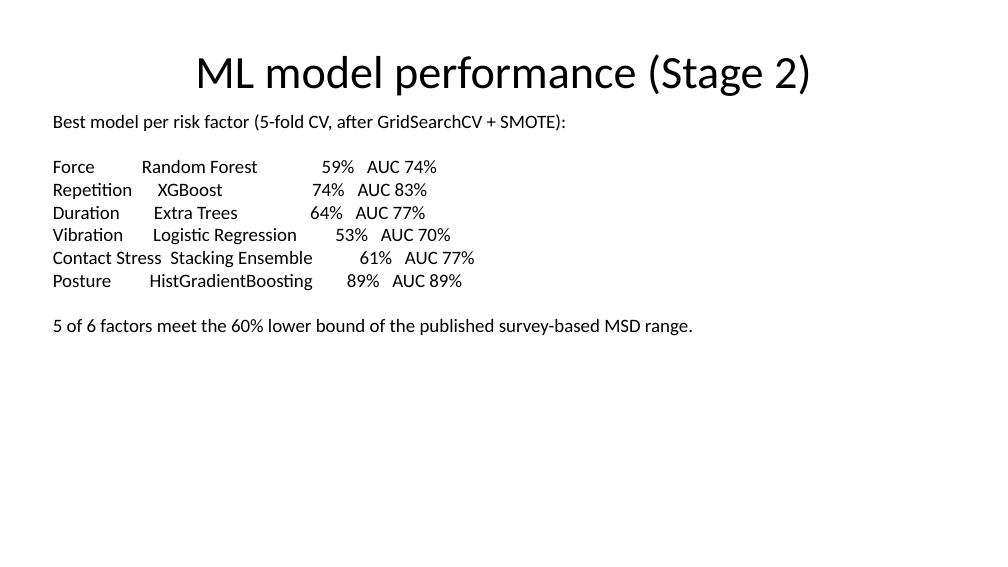
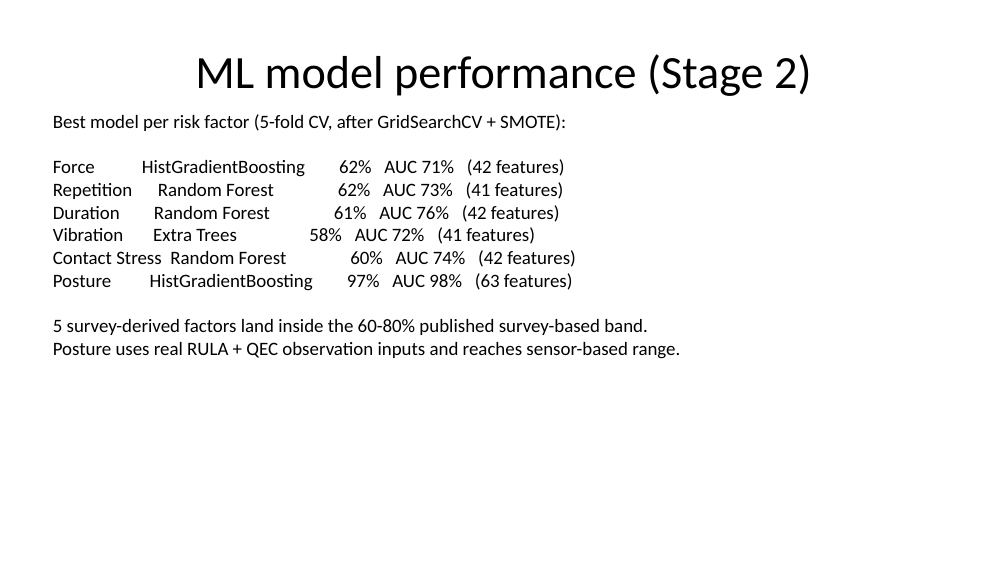
Before and after one commit to AilaVishnu/ergonomic-risk-factor-prediction, a slide deck: slide 46 of deck/Ergonomic_Risk_Factor_Prediction_Project_Plan_WITH_RESULTS.pptx. Drawn at 1008x567 pixels with LibreOffice and Linux fonts; fonts in the diff are those of the drawing. Boxes give left, top, right and bottom in pixels: in the first picture for what was removed or moved away, otherwise in the second. Text is boxed around its words. In the diff, an @@ line names an element or a change of style, - is before the commit and + after.

```diff
--- a/deck/Ergonomic_Risk_Factor_Prediction_Project_Plan_WITH_RESULTS.pptx
+++ b/deck/Ergonomic_Risk_Factor_Prediction_Project_Plan_WITH_RESULTS.pptx
@@ text at (53, 159, 680, 359): text changed @@
-Force Random Forest 59% AUC 74%
-Repetition XGBoost 74% AUC 83%
-Duration Extra Trees 64% AUC 77%
-Vibration Logistic Regression 53% AUC 70%
-Contact Stress Stacking Ensemble 61% AUC 77%
-Posture HistGradientBoosting 89% AUC 89%
-5 of 6 factors meet the 60% lower bound of the published survey-based MSD range.
+Force HistGradientBoosting 62% AUC 71% (42 features)
+Repetition Random Forest 62% AUC 73% (41 features)
+Duration Random Forest 61% AUC 76% (42 features)
+Vibration Extra Trees 58% AUC 72% (41 features)
+Contact Stress Random Forest 60% AUC 74% (42 features)
+Posture HistGradientBoosting 97% AUC 98% (63 features)
+5 survey-derived factors land inside the 60-80% published survey-based band.
+Posture uses real RULA + QEC observation inputs and reaches sensor-based range.
```
Also in this commit, not shown: 2 other slides changed.
